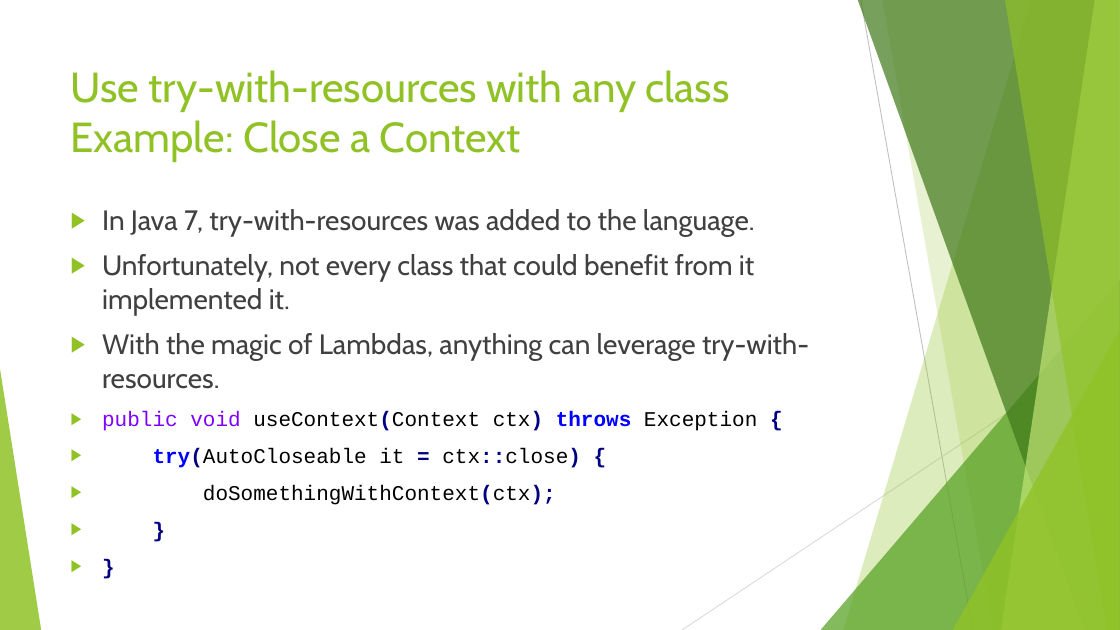
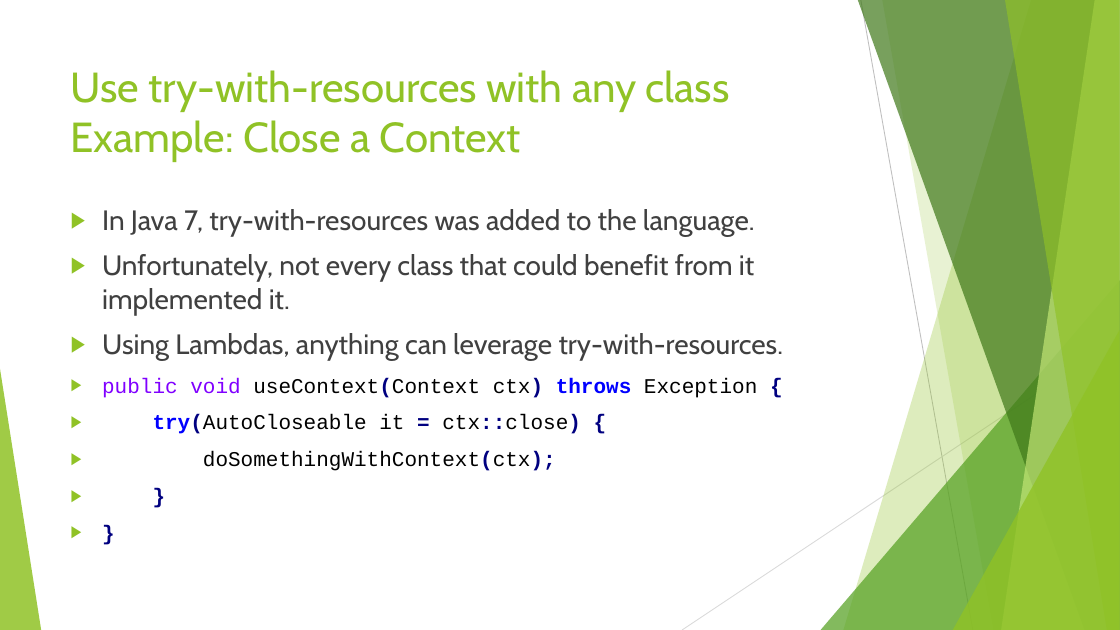
Before and after one commit to RichardRoda/2017-CodePaLOUsa-Lambda, a slide deck: slide 44 of Learning to Love the Lambda in the Stream.pptx (slide 41 before the commit). Drawn at 1120x630 pixels with LibreOffice and Linux fonts; fonts in the diff are those of the drawing. Boxes give left, top, right and bottom in pixels: in the first picture for what was removed or moved away, otherwise in the second. Text is boxed around its words. In the diff, an @@ line names an element or a change of style, - is before the commit and + after.

```diff
--- a/Learning to Love the Lambda in the Stream.pptx
+++ b/Learning to Love the Lambda in the Stream.pptx
@@ text at (102,333,784,361): text changed @@
-▶ With the magic of Lambdas, anything can leverage try-with-resources.
+▶ Using Lambdas, anything can leverage try-with-resources.
```
Also in this commit, not shown: 6 other slides changed, 4 slides added, 1 slide removed.
